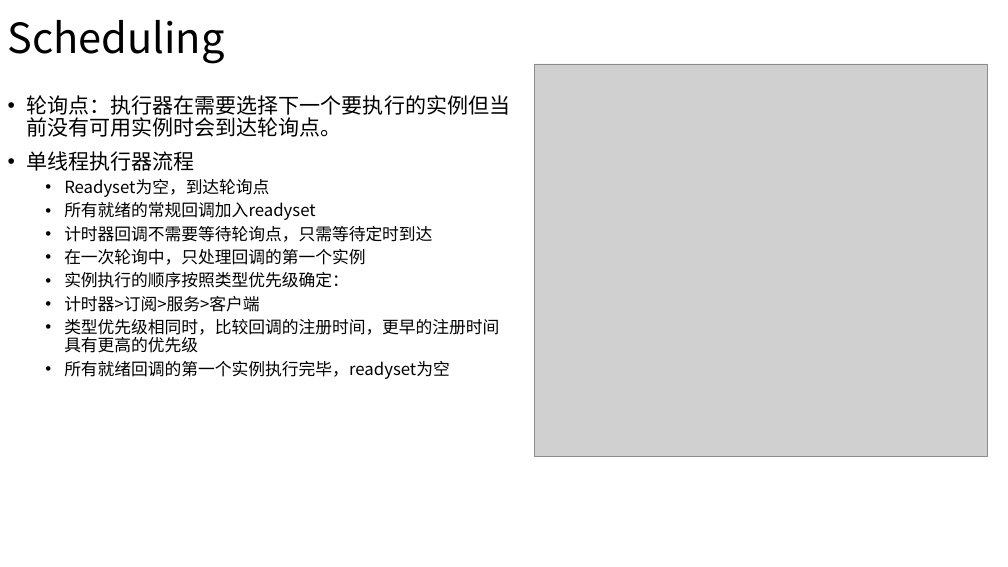
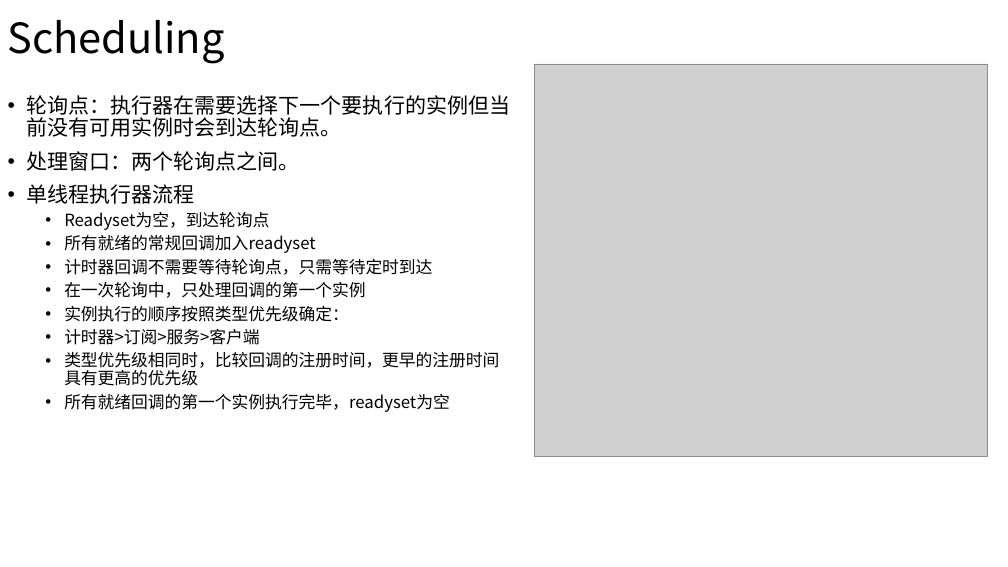
Before and after one commit to wsm6636/note, a slide deck: slide 3 of 06-ppt/discussion/0524 - 副本.pptx. Drawn at 1008x567 pixels with LibreOffice and Linux fonts; fonts in the diff are those of the drawing; grey boxes stand for pictures. Boxes give left, top, right and bottom in pixels: in the first picture for what was removed or moved away, otherwise in the second. Text is boxed around its words. In the diff, an @@ line names an element or a change of style, - is before the commit and + after.

```diff
--- a/06-ppt/discussion/0524 - 副本.pptx
+++ b/06-ppt/discussion/0524 - 副本.pptx
@@ text at box(26, 151, 299, 171): paragraph added @@
+• 处理窗口：两个轮询点之间。
```
Also in this commit, not shown: 7 other files.
